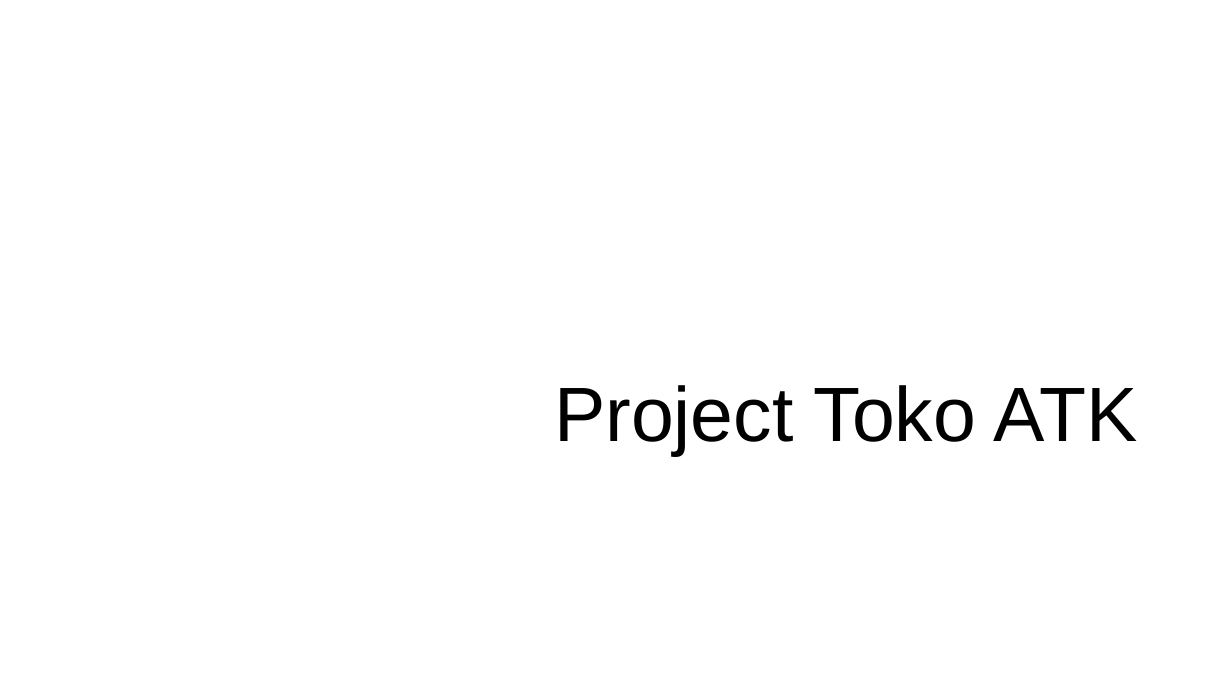
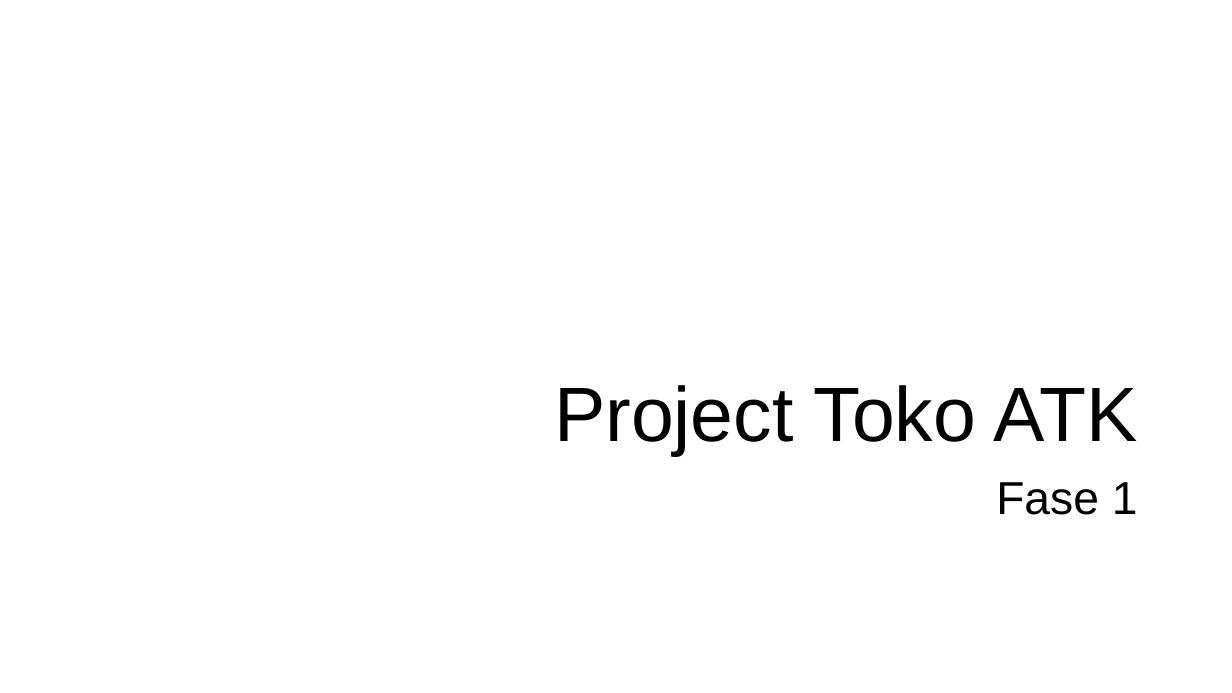
Before and after one commit to ruang-belajar/java-ee, a slide deck: slide 2 of docs/res/Java EE - Pertemuan 10.pptx. Drawn at 1232x693 pixels with LibreOffice and Linux fonts; fonts in the diff are those of the drawing; background and template pictures are left out. Boxes give left, top, right and bottom in pixels: in the first picture for what was removed or moved away, otherwise in the second. Text is boxed around its words. In the diff, an @@ line names an element or a change of style, - is before the commit and + after.

```diff
--- a/docs/res/Java EE - Pertemuan 10.pptx
+++ b/docs/res/Java EE - Pertemuan 10.pptx
@@ text added at [996, 482, 1138, 515], 36 pt, text #000000 @@
+Fase 1
```
Also in this commit, not shown: 1 other slide changed, 2 other files.
